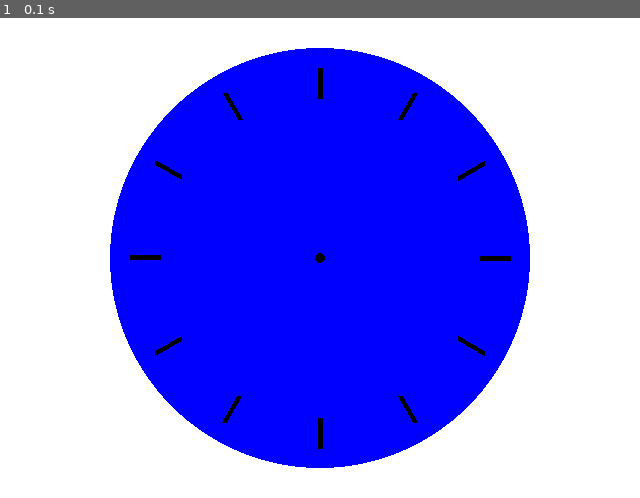
Above: before the commit, frame 1.
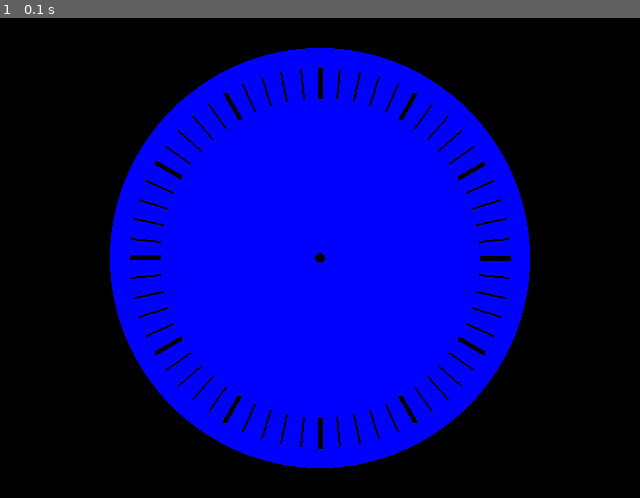
Above: after the commit, the same moment.

Repository: marcojs253-crypto/daki-
Game: pygame game, started from ur- start.py
Same seed, same stepped clock (60 frames per second), same inputs: the game is played once before the commit and once after it.
Inputs:
- Up to frame 1 (0.1 s): no input

The runs differ from the first frame. In frame 1, 56% of the frame differs, in the area x 0-100%, y 0-100%.

Commit message:
nye forandringer så de er lavede som jeg selv vil have det

Diff:
--- a/ur- start.py
+++ b/ur- start.py
@@ -9,37 +9,50 @@
 # HVORFOR: Vi skal have noget at tegne på
 
 # HVAD: Gør baggrunden hvid
-skaerm.fill((255, 255, 255))
+skaerm.fill((0, 0, 0))
 # HVORFOR: Så vi kan se vores sorte streger
 
 # HVORFOR: Det hjælper os med at se centrum
 # 2) Ur-geometri (som angivet)
 centrum_x, centrum_y = 320, 240
 radius = 190              # 240 - 50 i din opsætning
-streg_laengde = 30        # hvor langt ind fra ydercirklen
-streg_tykkelse = 5        # linjetykkelse i pixels
-ANTAL_TIMER = 12
-VINKEL_TRIN = 360 // ANTAL_TIMER  # 30 grader
+streg_laengde_T = 30        # hvor langt ind fra ydercirklen
+streg_tykkelse_T = 5        # linjetykkelse i pixels
+streg_laengde_M = 10
+streg_tykkelse_M = 2
+ANTAL_T = 12
+ANTAL_M = 60
+VINKEL_grad = 360 // ANTAL_T  # 30 grader
+vinkel_grad_min =360 // ANTAL_M
 
 pygame.draw.circle(skaerm, (0, 0, 255), (centrum_x, centrum_y), 210)
 pygame.draw.circle(skaerm, (0, 0, 0), (centrum_x, centrum_y), 5)
 
-def punkt_fra_top(centrum_x, centrum_y, radius, vinkel_fra_kl12_grader):
-    """
-    Beregn et punkt på cirklen givet vinkel målt fra 'kl. 12' (opad).
-    Bruges konventionen: x = r*sin(θ) og y = r*cos(θ), hvor θ er i radianer.
-    """
-    theta = math.radians(vinkel_fra_kl12_grader)  # grader -> radianer
-    x = centrum_x + radius * math.sin(theta)      # vandret (Opposite)
-    y = centrum_y + radius * math.cos(theta)      # lodret  (Adjacent)
-    return int(x), int(y)
+# 3) Tegn stregerne
 
-# 3) Tegn 12 time-streger i 30°-trin, fra ydercirklen og ind
-for i in range(ANTAL_TIMER):
-    vinkel_grader = i * VINKEL_TRIN            # 0,30,60,...,330
-    yderpunkt = punkt_fra_top(centrum_x, centrum_y, radius, vinkel_grader)
-    inderpunkt = punkt_fra_top(centrum_x, centrum_y, radius - streg_laengde, vinkel_grader)
-    pygame.draw.line(skaerm, (0, 0, 0), yderpunkt, inderpunkt, streg_tykkelse)  # tegn streg
+
+for i in range (ANTAL_T):
+    vinkel = i * VINKEL_grad
+    vinkel_rad = math.radians(vinkel)  # omregn til radianer
+    x_start = centrum_x + radius * math.sin(vinkel_rad)      # x-koordinat for startpunkt
+    y_start = centrum_y + radius * math.cos(vinkel_rad)      # y-koordinat for startpunkt
+    start_punkt = (x_start, y_start)
+    x_slut = centrum_x + (radius-streg_laengde_T) * math.sin(vinkel_rad) # y-koordinat for startpunkt
+    y_slut = centrum_y + (radius-streg_laengde_T) * math.cos(vinkel_rad) # y-koordinat for startpunkt
+    slut_punkt = (x_slut, y_slut)
+    pygame.draw.line(skaerm, (0, 0, 0), start_punkt, slut_punkt, streg_tykkelse_T)
+
+for i in range (ANTAL_M):
+    vinkel = i * vinkel_grad_min
+    vinkel_rad = math.radians(vinkel)  # omregn til radianer
+    x_start = centrum_x + radius * math.sin(vinkel_rad)      # x-koordinat for startpunkt
+    y_start = centrum_y + radius * math.cos(vinkel_rad)      # y-koordinat for startpunkt
+    start_punkt = (x_start, y_start)
+    x_slut = centrum_x + (radius-streg_laengde_T) * math.sin(vinkel_rad) # y-koordinat for startpunkt
+    y_slut = centrum_y + (radius-streg_laengde_T) * math.cos(vinkel_rad) # y-koordinat for startpunkt
+    slut_punkt = (x_slut, y_slut)
+    pygame.draw.line(skaerm, (0, 0, 0), start_punkt, slut_punkt, streg_tykkelse_M)
+
 
 pygame.display.flip()
 
